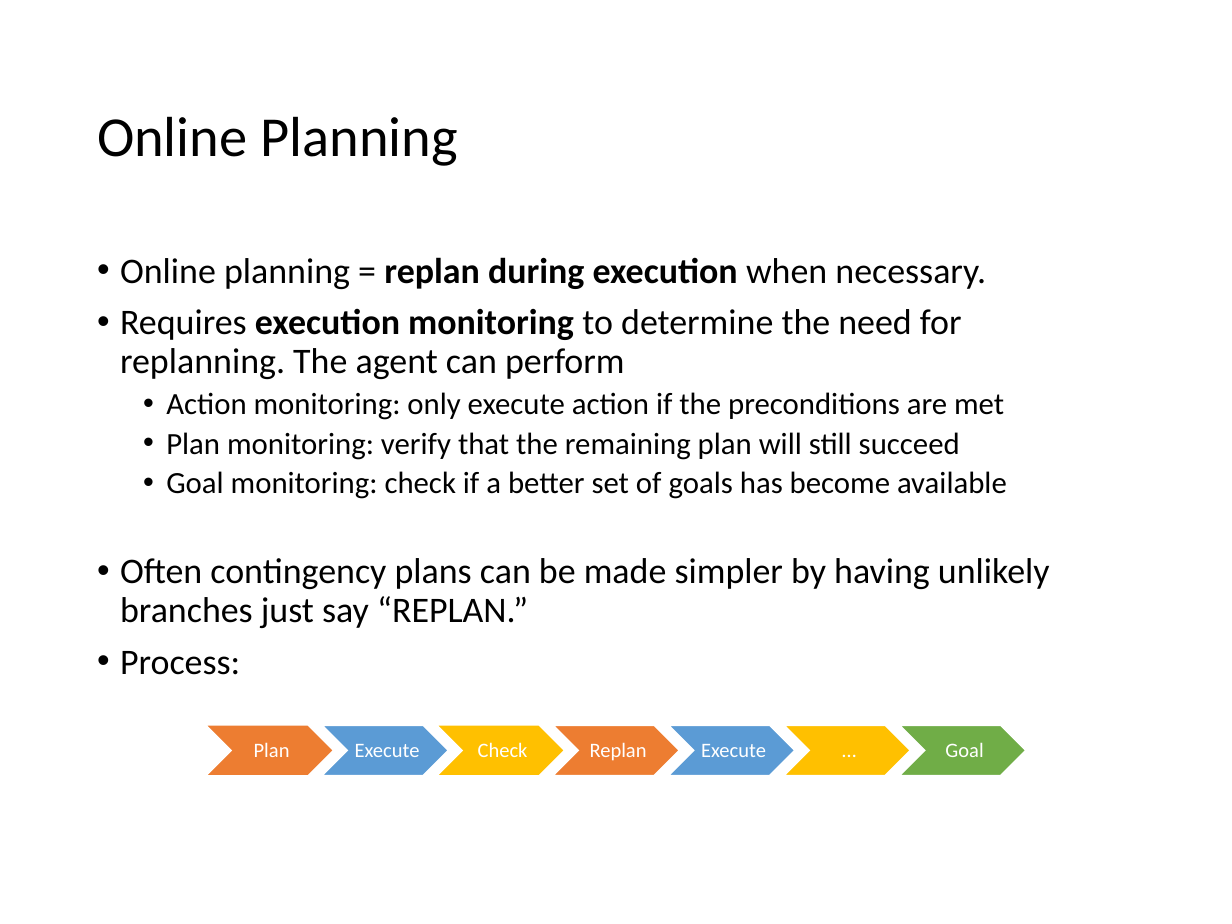
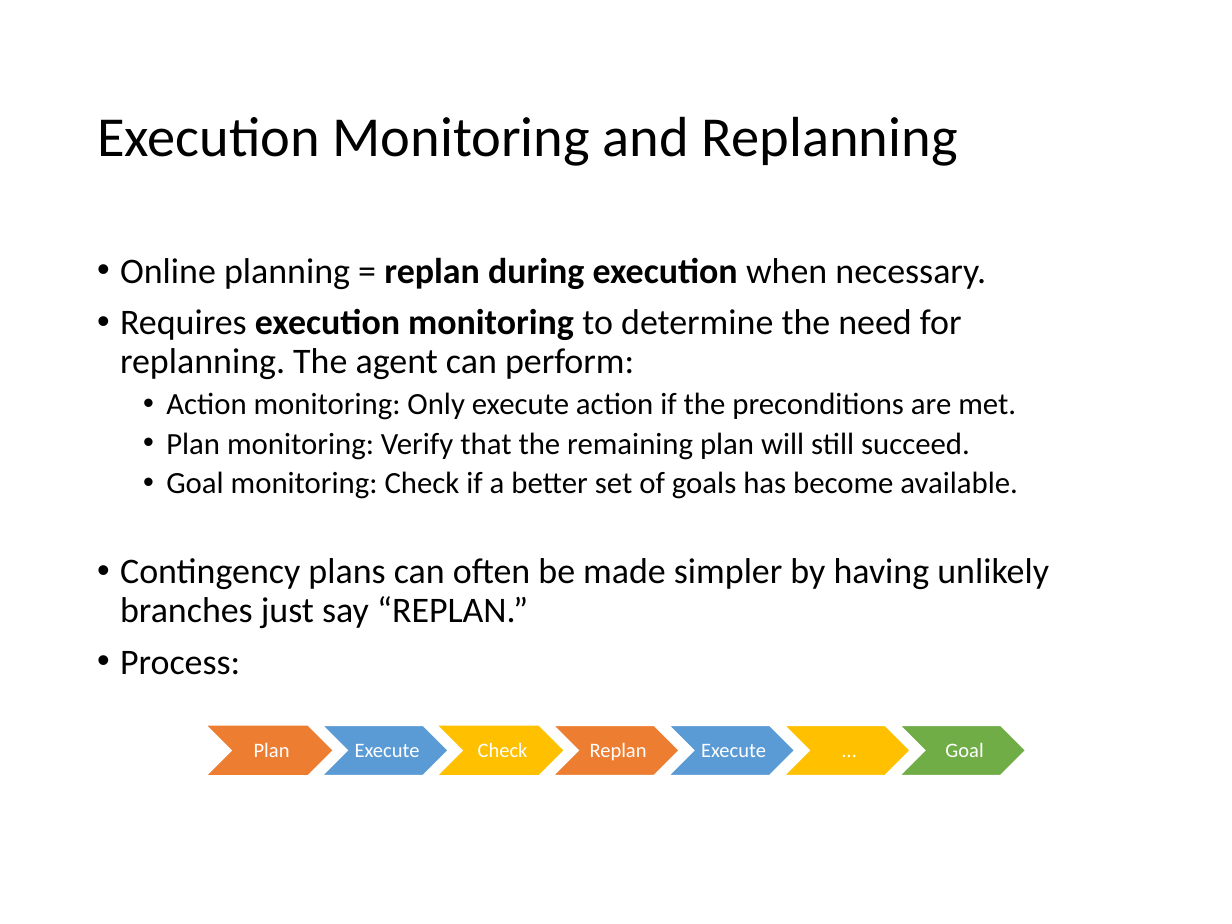
Before and after one commit to mhahsler/CS7320-AI, a slide deck: slide 19 of slides/11_Automated_Planning.pptx. Drawn at 1232x924 pixels with LibreOffice and Linux fonts; fonts in the diff are those of the drawing. Boxes give left, top, right and bottom in pixels: in the first picture for what was removed or moved away, otherwise in the second. Text is boxed around its words. In the diff, an @@ line names an element or a change of style, - is before the commit and + after.

```diff
--- a/slides/11_Automated_Planning.pptx
+++ b/slides/11_Automated_Planning.pptx
@@ title at box(97, 116, 958, 166): text changed @@
-Online Planning
+Execution Monitoring and Replanning
@@ text at box(120, 308, 1049, 628): text changed @@
-• Requires execution monitoring to determine the need for replanning. The agent can perform
-  • Action monitoring: only execute action if the preconditions are met
-  • Plan monitoring: verify that the remaining plan will still succeed
-  • Goal monitoring: check if a better set of goals has become available
-• Often contingency plans can be made simpler by having unlikely branches just say “REPLAN.”
+• Requires execution monitoring to determine the need for replanning. The agent can perform:
+  • Action monitoring: Only execute action if the preconditions are met.
+  • Plan monitoring: Verify that the remaining plan will still succeed.
+  • Goal monitoring: Check if a better set of goals has become available.
+• Contingency plans can often be made simpler by having unlikely branches just say “REPLAN.”
```
Also in this commit, not shown: 11 other slides changed, 1 other file.
